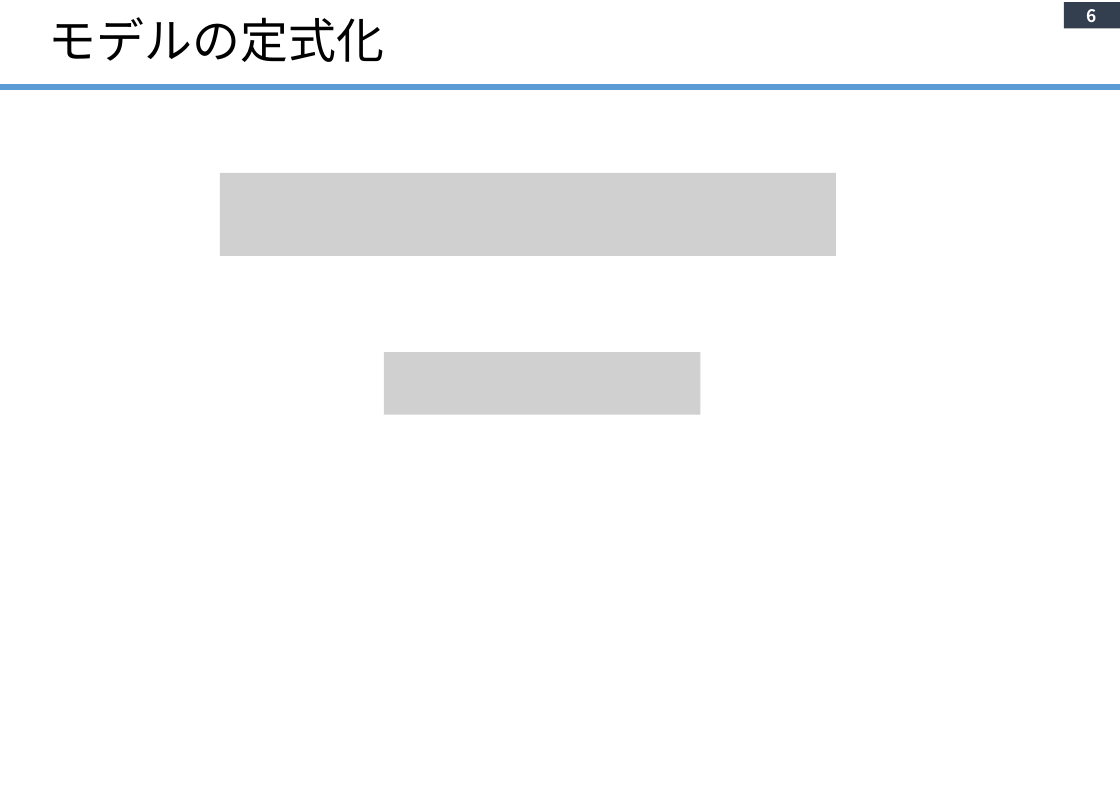
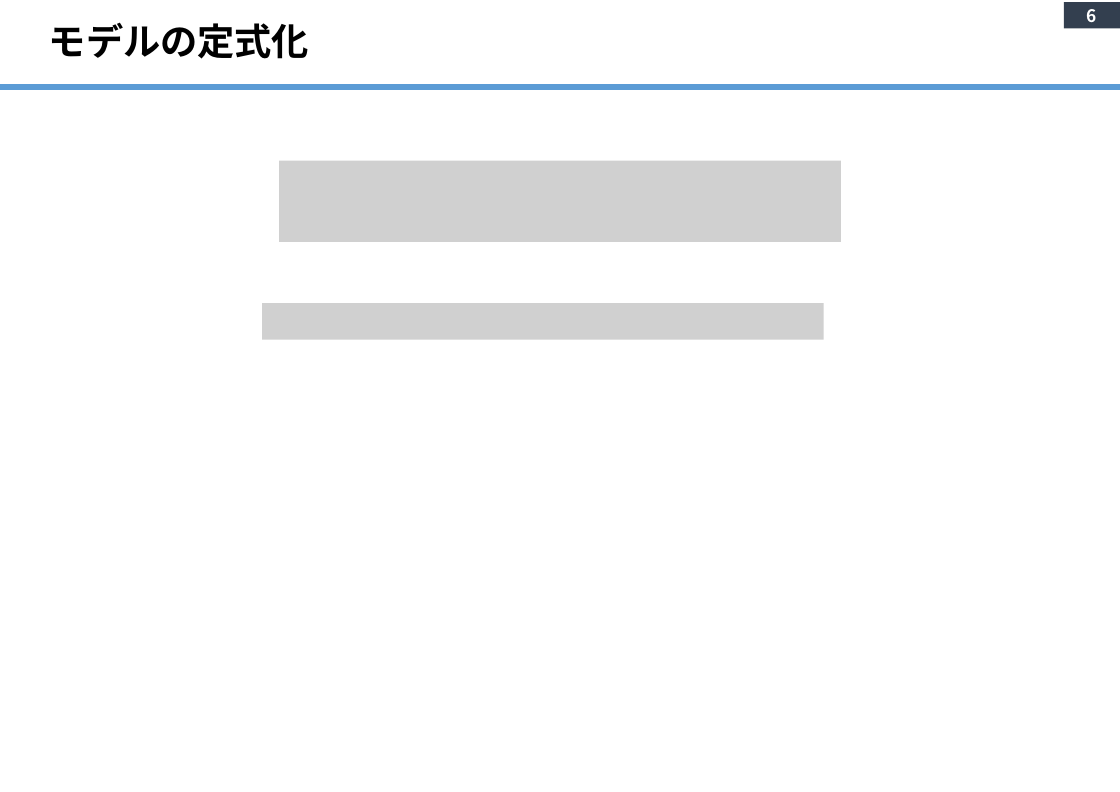
Before and after one commit to yanase1147/GSA-02, a slide deck: slide 6 of Study Outline.pptx. Drawn at 1120x792 pixels with LibreOffice and Linux fonts; fonts in the diff are those of the drawing; grey boxes stand for pictures. Boxes give left, top, right and bottom in pixels: in the first picture for what was removed or moved away, otherwise in the second. Text is boxed around its words. In the diff, an @@ line names an element or a change of style, - is before the commit and + after.

```diff
--- a/Study Outline.pptx
+++ b/Study Outline.pptx
@@ title "モデルの定式化" at box(49, 22, 309, 59): size 36 to 28 pt, bold on @@
@@ picture: place and size @@
-picture at box(220, 173, 836, 257)
+picture at box(280, 161, 841, 242)
@@ picture added at box(263, 303, 824, 339) @@
@@ picture removed at box(384, 353, 701, 415) @@
```
Also in this commit, not shown: 21 other slides changed, 6 slides added, 4 slides removed, 7 other files.
